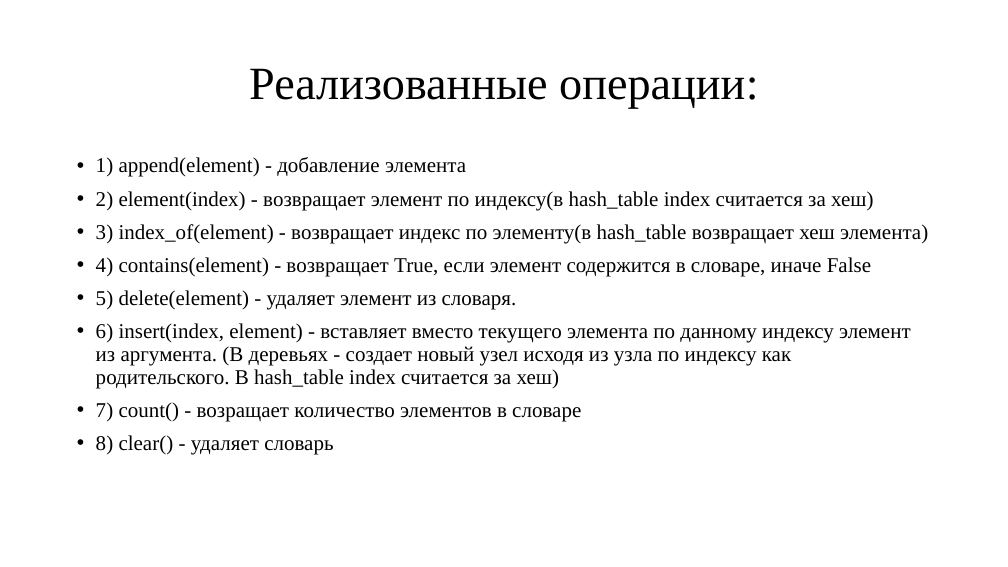
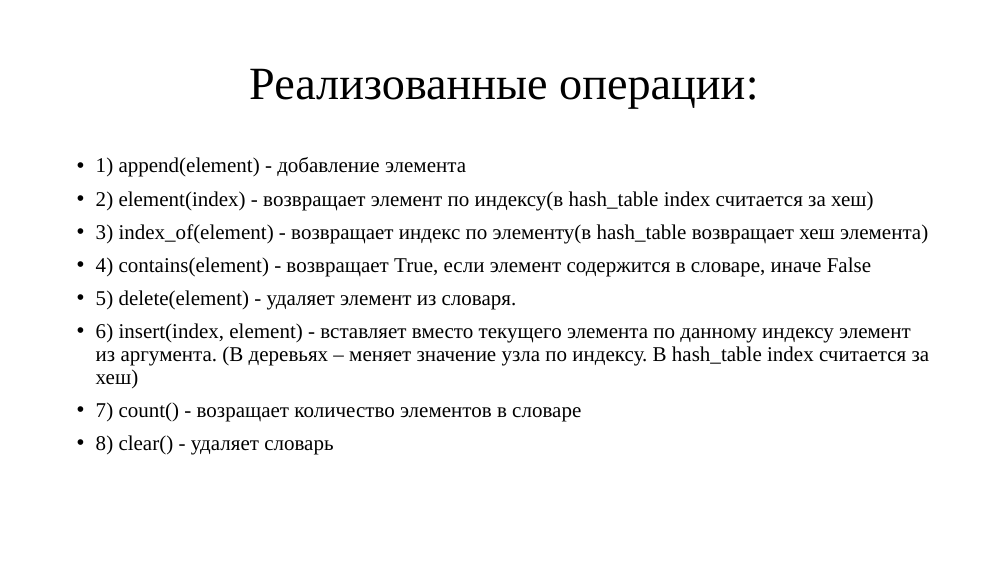
Before and after one commit to ZenoReT/Dictionaries, a slide deck: slide 4 of отчет.pptx. Drawn at 1008x567 pixels with LibreOffice and Linux fonts; fonts in the diff are those of the drawing. Boxes give left, top, right and bottom in pixels: in the first picture for what was removed or moved away, otherwise in the second. Text is boxed around its words. In the diff, an @@ line names an element or a change of style, - is before the commit and + after.

```diff
--- a/отчет.pptx
+++ b/отчет.pptx
@@ text at [96, 323, 930, 388]: text changed @@
-• 6) insert(index, element) - вставляет вместо текущего элемента по данному индексу элемент из аргумента. (В деревьях - создает новый узел исходя из узла по индексу как родительского. В hash_table index считается за хеш)
+• 6) insert(index, element) - вставляет вместо текущего элемента по данному индексу элемент из аргумента. (В деревьях – меняет значение узла по индексу. В hash_table index считается за хеш)
```
Also in this commit, not shown: 32 other slides changed, 11 slides added, 82 slides removed, 14 other files.
